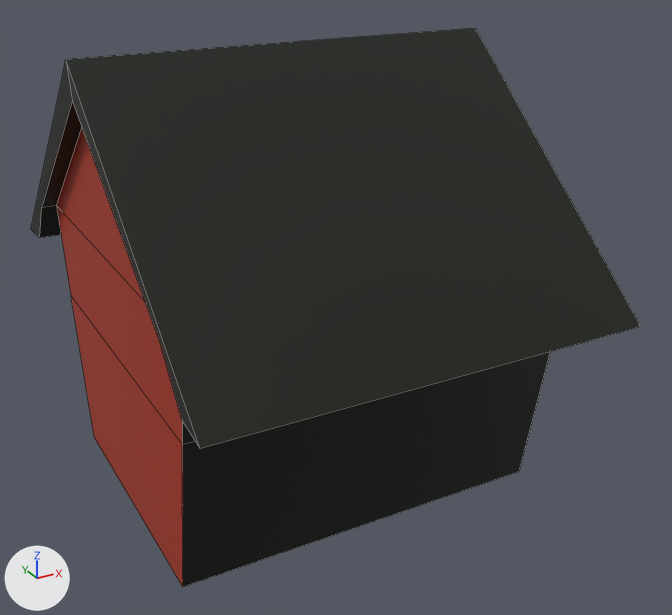
The Blender file Assets/Models/PlaceHolders.blend, before and after one commit.
Both versions are drawn from a camera (50 mm lens) standing at (-1.46, -2.96, 2.1) and looking at (0.1, -0.12, 0.69). Every picture has the same lights, and +X, +Y and +Z are marked at lower left. Mesh edges are drawn as thin lines. The same objects are shown in both versions, whatever each file hides.

Script lines for the objects in view, before the commit:
```python
mat_walls = principled_material('walls')
mat_walls.base_color = (0.42, 0.0282, 0.00599)  # red #ad2f12
me_cube_001 = bpy.data.meshes.new('Cube.001')
me_cube_001.from_pydata(...)  # 61 vertices, 39 faces; spans x -0.77..0.77, y -0.99..0.99, z 0.0..1.66
# faces by material slot: [18, 1, 18, 2]
me_cube_001.materials.append(mat_walls)  # red #ad2f12
me_cube_001.materials.append(mat_door)  # brown #643d0f
me_cube_001.materials.append(mat_roof)  # black #0b1102
me_cube_001.materials.append(mat_window)  # white #e7e7e7
ob_house = bpy.data.objects.new('House', me_cube_001)
ob_house.location = (0.0, 0.0, 0.0)
```
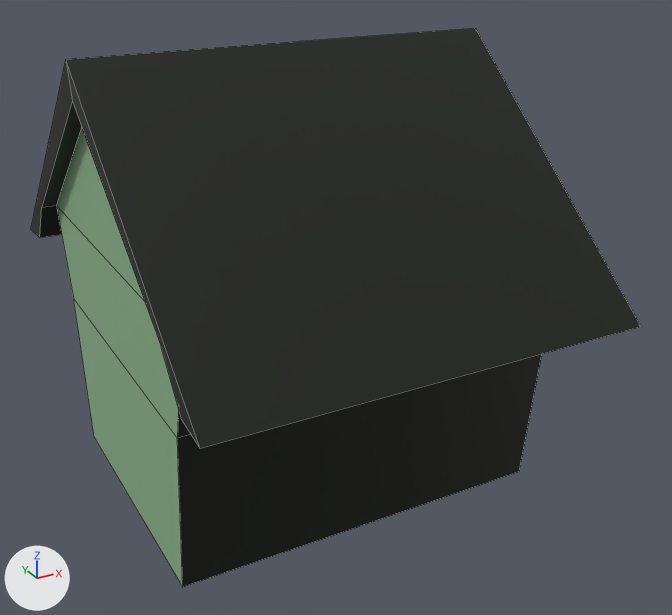
Pixel boxes (x1, y1, x2, y2) of what changed, in the pictures (672 x 615 px; the box of a moved part takes in the faces that stretch with it):
'House', recoloured, reshaped (red to green)
    both: (31, 28, 641, 587)
part 1 of me_cube_001, moved or reshaped
    before: (56, 205, 550, 587)
    after: (56, 205, 542, 587)

The change, as a list of edits to the scene's bpy script:
```text
Change mat_walls:
    mat_walls.base_color: (0.42, 0.0282, 0.00599) -> (0.282, 0.487, 0.276)  # red #ad2f12 -> green #91b98f
Change me_cube_001:
    where me_cube_001.from_pydata(...)  # 61 vertices, 39 faces; spans x -0.77..0.77, y -0.99..0.99, z 0.0..1.66
    used by ob_house; location = (0.0, 0.0, 0.0)
    me_cube_001 part 1
    me_cube_001.vertices[30].co: (-0.71, 0.66, 0.62) -> (-0.71, 0.61, 0.62)  # pixel (70, 295) -> pixel (73, 298)
    me_cube_001.vertices[31].co: (0.71, 0.66, 0.61) -> (0.71, 0.61, 0.61)
    me_cube_001.vertices[36].co: (0.71, -0.65, 0.62) -> (0.71, -0.61, 0.62)
    me_cube_001.vertices[50].co: (-0.71, -0.65, 0.62) -> (-0.71, -0.61, 0.62)  # pixel (182, 444) -> pixel (177, 438)
```
